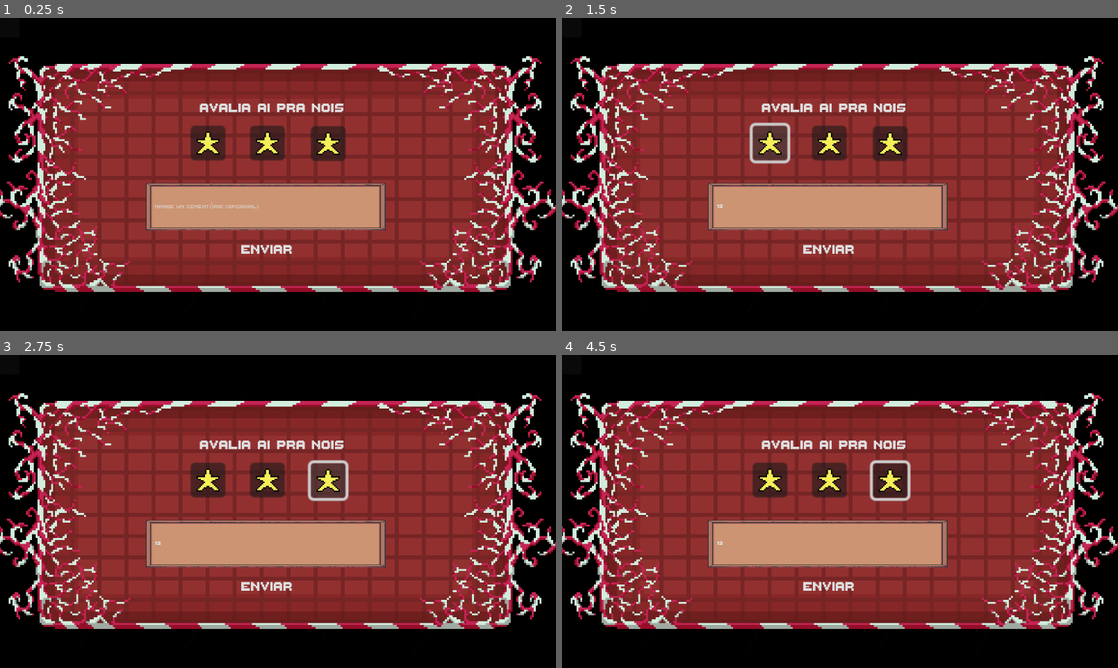
Above: before the commit, frames 1-4 (two rows, left to right).
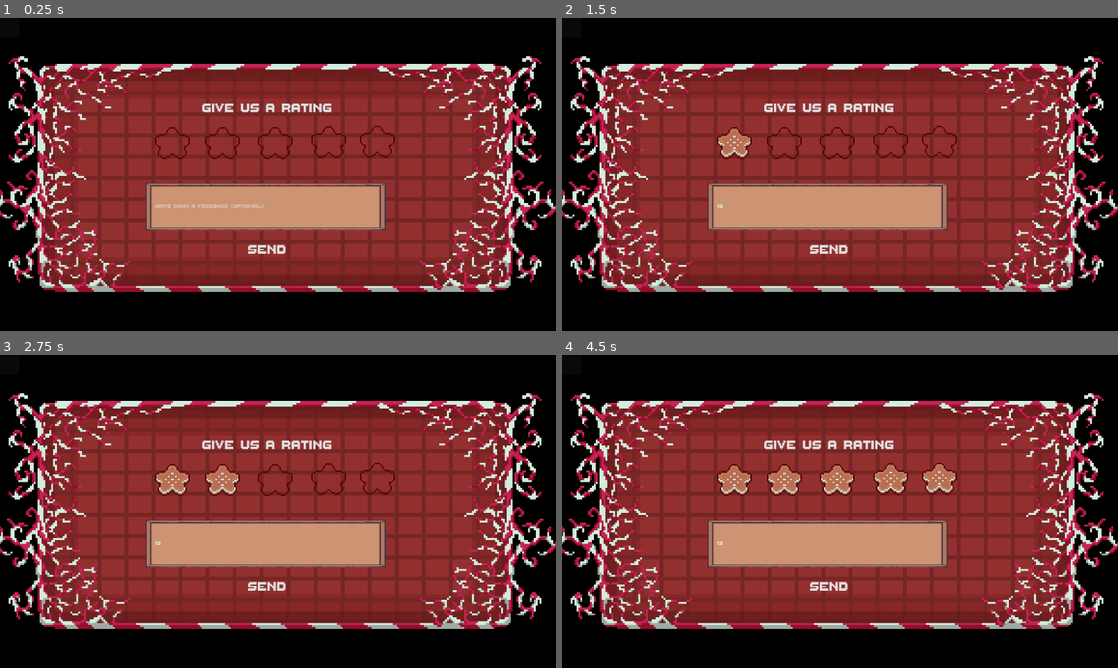
Above: after the commit, the same moments.

Repository: mtab-dev/bulletspeel
Game: Godot game, scene res://scenes/levels/beta_screen.tscn
Two runs of this game, one before a commit and one after it. Both use one fixed random seed, a clock stepped at 60 frames per second and the inputs below. This scene is started directly instead of the project's main scene.
Inputs (mouse positions are in pixels of both pictures, inside the frame that each line leads up to; where the layout moved, square brackets give the same spot in the first picture):
- Up to frame 1 (0.25 s): no input
- Up to frame 2 (1.5 s): click (828, 205) at 0.52 s; type "12" at 0.6 s; click (734, 143) [767, 143] at 1.25 s
- Up to frame 3 (2.75 s): click (222, 480) [328, 480] at 2 s
- Up to frame 4 (4.5 s): click (834, 480) [828, 480] at 2.75 s; click (890, 480) at 3.52 s; click (940, 480) at 4.27 s

The runs differ from the first frame. In frame 1, 3.1% of the frame differs, in the area x 27-71%, y 27-76%; in frame 2, 3.6%; in frame 3, 3.7%; in frame 4, 4.1%.

Commit message:
ui: added custom star sprites

Diff:
--- a/scenes/levels/beta_screen.tscn
+++ b/scenes/levels/beta_screen.tscn
@@ -5,7 +5,7 @@
 [ext_resource type="Theme" uid="uid://cjoyqre1lp47" path="res://assets/themes/buttons.tres" id="2_mssvs"]
 [ext_resource type="Texture2D" uid="uid://da6ccrc5x1jtn" path="res://sprites/ui/hud/background_container.png" id="3_m0von"]
 [ext_resource type="FontFile" uid="uid://l2iyicn4hyea" path="res://assets/font/thaleah_fat.ttf" id="5_0y0hd"]
-[ext_resource type="Texture2D" uid="uid://t14yb677lusv" path="res://sprites/ui/rating/star_16x16.png" id="6_u5kb6"]
+[ext_resource type="Texture2D" uid="uid://b2f2nuyswybgl" path="res://sprites/ui/rating/star_empty.webp" id="6_caxc3"]
 
 [sub_resource type="StyleBoxEmpty" id="StyleBoxEmpty_lo61j"]
 
@@ -71,30 +71,58 @@
 
 [node name="Button" type="Button" parent="."]
 layout_mode = 0
-offset_left = 395.0
+offset_left = 321.0
 offset_top = 223.0
-offset_right = 419.0
+offset_right = 345.0
 offset_bottom = 247.0
 scale = Vector2(3, 3)
-icon = ExtResource("6_u5kb6")
+mouse_default_cursor_shape = 2
+theme = ExtResource("2_mssvs")
+icon = ExtResource("6_caxc3")
 
 [node name="Button2" type="Button" parent="."]
 layout_mode = 0
-offset_left = 644.0
-offset_top = 224.0
-offset_right = 668.0
-offset_bottom = 248.0
+offset_left = 425.0
+offset_top = 223.0
+offset_right = 449.0
+offset_bottom = 247.0
 scale = Vector2(3, 3)
-icon = ExtResource("6_u5kb6")
+mouse_default_cursor_shape = 2
+theme = ExtResource("2_mssvs")
+icon = ExtResource("6_caxc3")
 
 [node name="Button3" type="Button" parent="."]
 layout_mode = 0
-offset_left = 518.0
+offset_left = 534.0
 offset_top = 223.0
-offset_right = 542.0
+offset_right = 558.0
 offset_bottom = 247.0
 scale = Vector2(3, 3)
-icon = ExtResource("6_u5kb6")
+mouse_default_cursor_shape = 2
+theme = ExtResource("2_mssvs")
+icon = ExtResource("6_caxc3")
+
+[node name="Button4" type="Button" parent="."]
+layout_mode = 0
+offset_left = 645.0
+offset_top = 221.0
+offset_right = 669.0
+offset_bottom = 245.0
+scale = Vector2(3, 3)
+mouse_default_cursor_shape = 2
+theme = ExtResource("2_mssvs")
+icon = ExtResource("6_caxc3")
+
+[node name="Button5" type="Button" parent="."]
+layout_mode = 0
+offset_left = 746.0
+offset_top = 220.0
+offset_right = 770.0
+offset_bottom = 244.0
+scale = Vector2(3, 3)
+mouse_default_cursor_shape = 2
+theme = ExtResource("2_mssvs")
+icon = ExtResource("6_caxc3")
 
 [connection signal="pressed" from="send" to="." method="_on_send_pressed"]
 [connection signal="request_completed" from="HTTPRequest" to="." method="_on_http_request_request_completed"]
@@ -103,3 +131,5 @@
 [connection signal="pressed" from="Button" to="." method="_on_button_pressed"]
 [connection signal="pressed" from="Button2" to="." method="_on_button_2_pressed"]
 [connection signal="pressed" from="Button3" to="." method="_on_button_3_pressed"]
+[connection signal="pressed" from="Button4" to="." method="_on_button_4_pressed"]
+[connection signal="pressed" from="Button5" to="." method="_on_button_5_pressed"]
--- a/scripts/infra/ratingRequest.gd
+++ b/scripts/infra/ratingRequest.gd
@@ -5,10 +5,16 @@
 @onready var title: Button = $title
 @onready var send: Button = $send
 @onready var lineText: LineEdit = $LineEdit
+@onready var bt1: Button = $Button
+@onready var bt2 : Button = $Button2
+@onready var bt3: Button = $Button3
+@onready var bt4: Button = $Button4
+@onready var bt5: Button = $Button5
 var clientFeedback: String = "aaaaaaaa"
 
 
 func _ready():
+	Global.lang = 'eng'
 	if Global.lang == "port":
 		title.text = "AVALIA AI PRA NOIS"
 		send.text = "ENVIAR"
@@ -18,7 +24,7 @@
 		send.text = "SEND"
 		lineText.placeholder_text = "Write down a feedback (optional)"
 	if Global.lang == "esp":
-		title.text = "ENVÍANOS UNA CALIFICACIÓN"
+		title.text = "ENVIANOS UNA CALIFICACION"
 		send.text = "ENVIAR"
 		lineText.placeholder_text = "Escriba un comentario (opcional)"
 
@@ -32,8 +38,46 @@
 	var json_data = JSON.stringify(data)
 	var response = app.request(url, headers,HTTPClient.METHOD_POST, json_data)
 
-func _process(delta):
-	pass
+func fillStars():
+	if rating == 0:
+		bt1.icon = load("res://sprites/ui/rating/star_empty.webp")
+		bt2.icon = load("res://sprites/ui/rating/star_empty.webp")
+		bt3.icon = load("res://sprites/ui/rating/star_empty.webp")
+		bt4.icon = load("res://sprites/ui/rating/star_empty.webp")
+		bt5.icon = load("res://sprites/ui/rating/star_empty.webp")
+	if rating == 1:
+		bt1.icon = load("res://sprites/ui/rating/star_full.webp")
+		bt2.icon = load("res://sprites/ui/rating/star_empty.webp")
+		bt3.icon = load("res://sprites/ui/rating/star_empty.webp")
+		bt4.icon = load("res://sprites/ui/rating/star_empty.webp")
+		bt5.icon = load("res://sprites/ui/rating/star_empty.webp")
+	if rating == 2:
+		bt1.icon = load("res://sprites/ui/rating/star_full.webp")
+		bt2.icon = load("res://sprites/ui/rating/star_full.webp")
+		bt3.icon = load("res://sprites/ui/rating/star_empty.webp")
+		bt4.icon = load("res://sprites/ui/rating/star_empty.webp")
+		bt5.icon = load("res://sprites/ui/rating/star_empty.webp")
+	if rating == 3:
+		bt1.icon = load("res://sprites/ui/rating/star_full.webp")
+		bt2.icon = load("res://sprites/ui/rating/star_full.webp")
+		bt3.icon = load("res://sprites/ui/rating/star_full.webp")
+		bt4.icon = load("res://sprites/ui/rating/star_empty.webp")
+		bt5.icon = load("res://sprites/ui/rating/star_empty.webp")
+	if rating == 4:
+		bt1.icon = load("res://sprites/ui/rating/star_full.webp")
+		bt2.icon = load("res://sprites/ui/rating/star_full.webp")
+		bt3.icon = load("res://sprites/ui/rating/star_full.webp")
+		bt4.icon = load("res://sprites/ui/rating/star_full.webp")
+		bt5.icon = load("res://sprites/ui/rating/star_empty.webp")
+	if rating == 5:
+		bt1.icon = load("res://sprites/ui/rating/star_full.webp")
+		bt2.icon = load("res://sprites/ui/rating/star_full.webp")
+		bt3.icon = load("res://sprites/ui/rating/star_full.webp")
+		bt4.icon = load("res://sprites/ui/rating/star_full.webp")
+		bt5.icon = load("res://sprites/ui/rating/star_full.webp")
+
+func _process(delta: float) -> void:
+	fillStars()
 
 func _on_http_request_request_completed(result: int, response_code: int, headers: PackedStringArray, body: PackedByteArray) -> void:
 	get_tree().change_scene_to_file("res://scenes/ui/betaEnd.tscn")
@@ -48,16 +92,21 @@
 
 
 func _on_button_pressed() -> void:
+	if rating == 1:
+		rating = 0
 	rating = 1
 
+func _on_button_2_pressed() -> void:
+	rating = 2
 
-func _on_button_2_pressed() -> void:
+func _on_button_3_pressed() -> void:
 	rating = 3
 
+func _on_button_4_pressed() -> void:
+	rating = 4
 
-func _on_button_3_pressed() -> void:
-	rating = 2
-
+func _on_button_5_pressed() -> void:
+	rating = 5
 
 func _on_line_edit_text_submitted(new_text: String) -> void:
 	requestApi()
Binary file added: sprites/ui/rating/star_empty.webp
Not shown, added: sprites/ui/rating/star_empty.webp.import
Binary file added: sprites/ui/rating/star_full.webp
Not shown, added: sprites/ui/rating/star_full.webp.import
